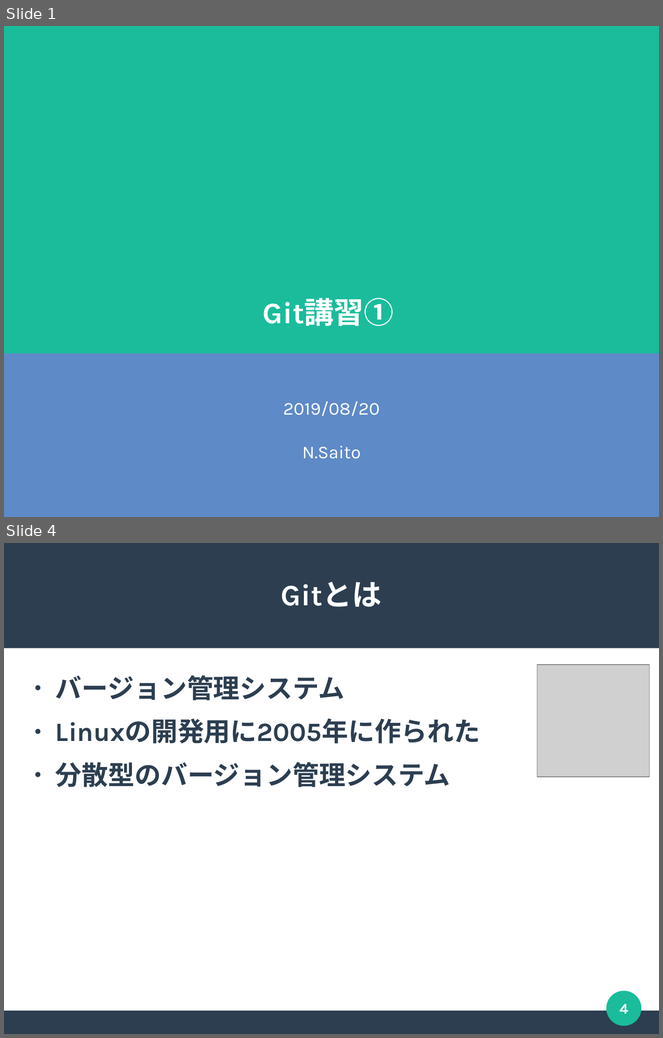
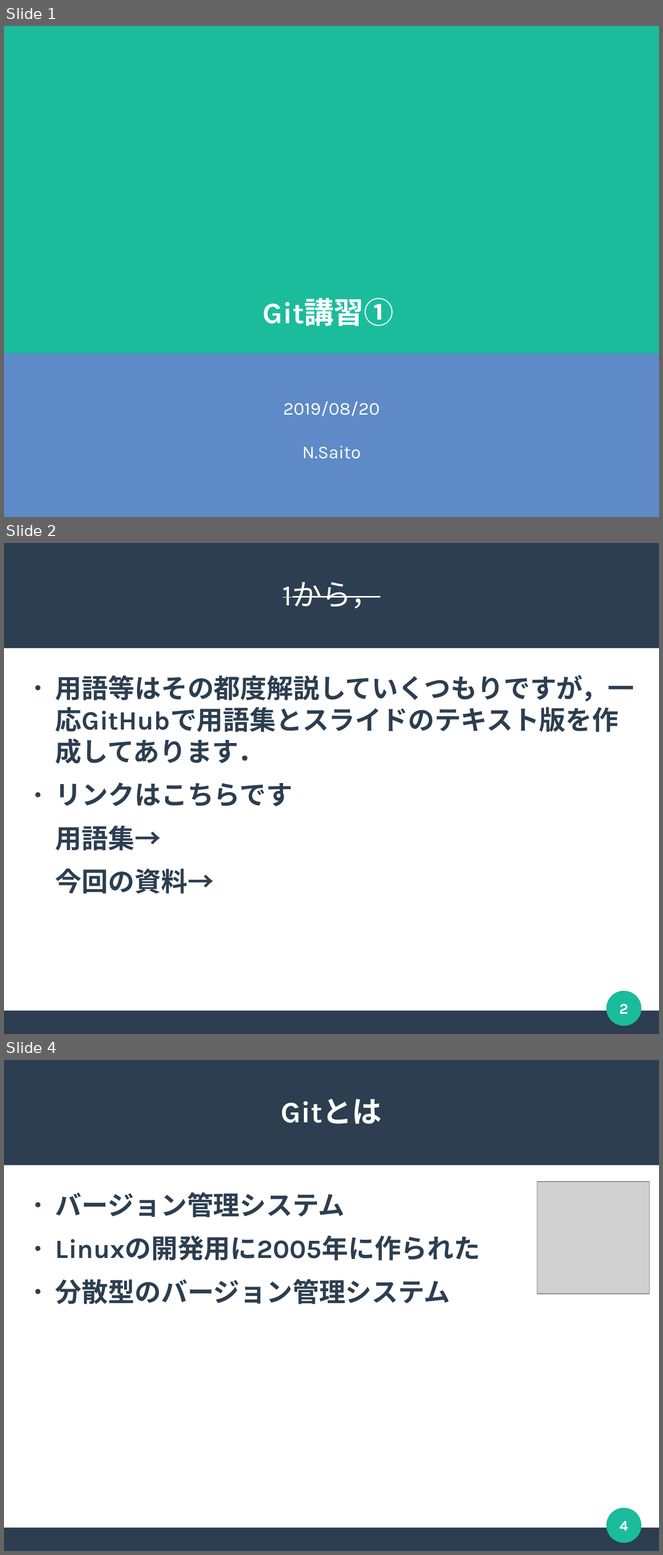
Before and after one commit to m17saitou/NMC-Git-Education, a slide deck: GitEducation01.odp. Shown one above the other, each under a label of ours: slides 1 and 4 before the commit, slides 1, 2 and 4 after it; the slides between them are not shown. The pictures are 663x1038 and 663x1555 pixels, drawn with LibreOffice and Linux fonts; fonts in the diff are those of the drawing; grey boxes stand for pictures. Boxes give left, top, right and bottom in pixels: in the first picture for what was removed or moved away, otherwise in the second. Text is boxed around its words. In the diff, an @@ line names an element or a change of style, - is before the commit and + after.

Commit message:
Add:スライドを追加 １番最初の備考部分

```diff
--- a/GitEducation01.odp
+++ b/GitEducation01.odp
@@ slide 2 added at (4, 543, 659, 1034), background #FFFFFF; not listed: 3 template elements that a slide beside it also shows @@
@@ title added at (283, 582, 381, 609), 36 pt, text #FFFFFF, strikethrough @@
+1から，
@@ text added at (55, 675, 634, 894), 32 pt, text #2C3E50, bold @@
+● 用語等はその都度解説していくつもりですが，一応GitHubで用語集とスライドのテキスト版を作成してあります．
+● リンクはこちらです
+用語集→
+今回の資料→
@@ page number added at (620, 1004, 629, 1014), 18 pt, text #FFFFFF, bold @@
+2
```
Also in this commit, not shown: 1 slide changed, 1 slide removed, 1 other file.
